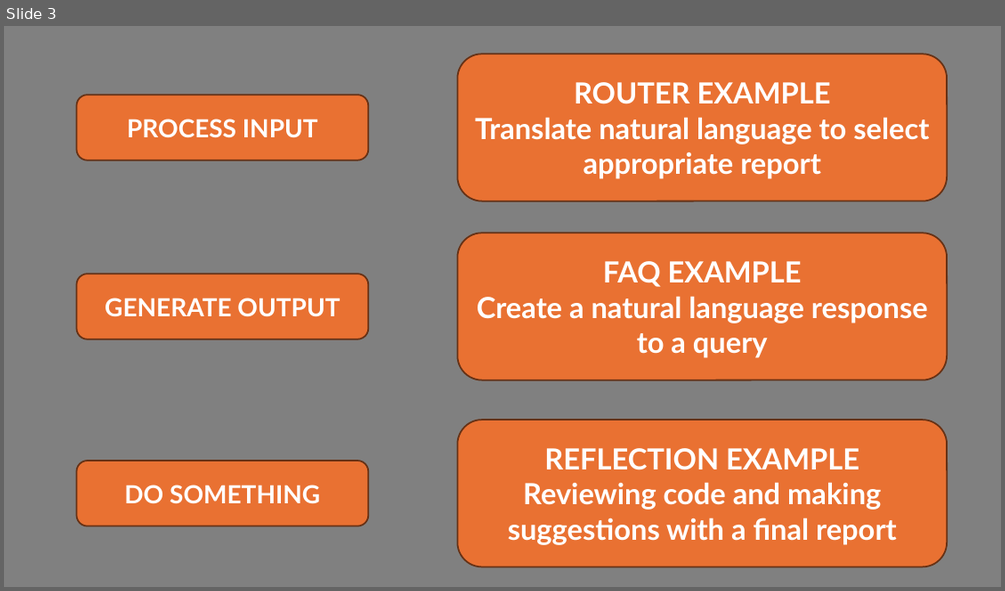
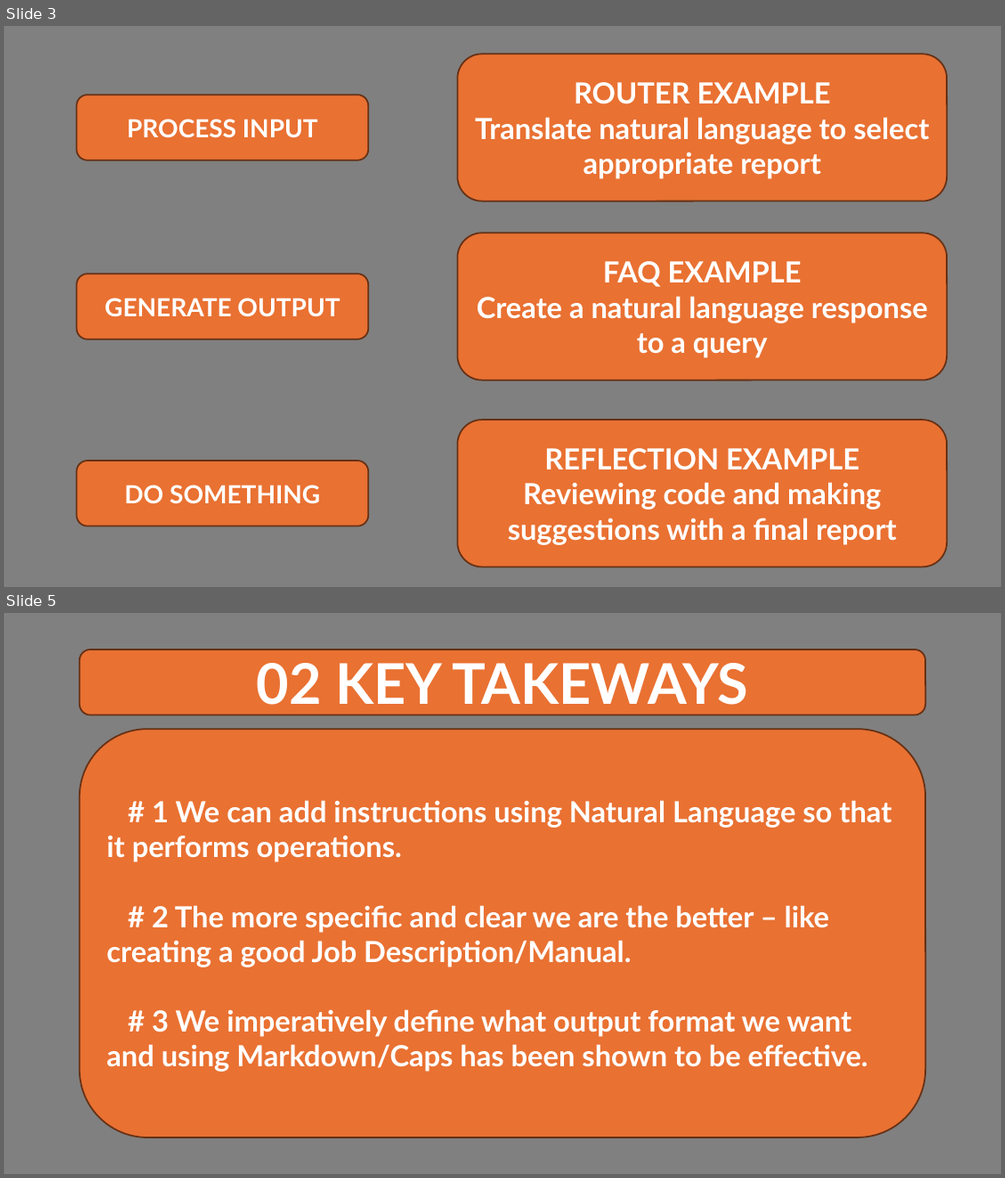
Before and after one commit to Python-Test-Engineer/btnpy, a slide deck: ai-agents.pptx. Shown one above the other, each under a label of ours: slide 3 before the commit, slides 3 and 5 after it; the slides between them are not shown. The pictures are 1005x591 and 1005x1178 pixels, drawn with LibreOffice and Linux fonts; fonts in the diff are those of the drawing. Boxes give left, top, right and bottom in pixels: in the first picture for what was removed or moved away, otherwise in the second. Text is boxed around its words. In the diff, an @@ line names an element or a change of style, - is before the commit and + after.

```diff
--- a/ai-agents.pptx
+++ b/ai-agents.pptx
@@ slide 5 added at bbox=[4, 613, 1001, 1174], background #808080 @@
@@ rounded rectangle added at bbox=[80, 649, 925, 715], fill #E97132, outline #663216 1.5 pt, 54 pt, text #FFFFFF, bold @@
+02 KEY TAKEWAYS
@@ rounded rectangle added at bbox=[80, 729, 925, 1137], fill #E97132, outline #663216 1.5 pt, 28 pt, text #FFFFFF, bold @@
+# 1 We can add instructions using Natural Language so that it performs operations.
+# 2 The more specific and clear we are the better – like creating a good Job Description/Manual.
+# 3 We imperatively define what output format we want and using Markdown/Caps has been shown to be effective.
```
Also in this commit, not shown: 4 other slides added, 1 slide removed, 11 other files.
